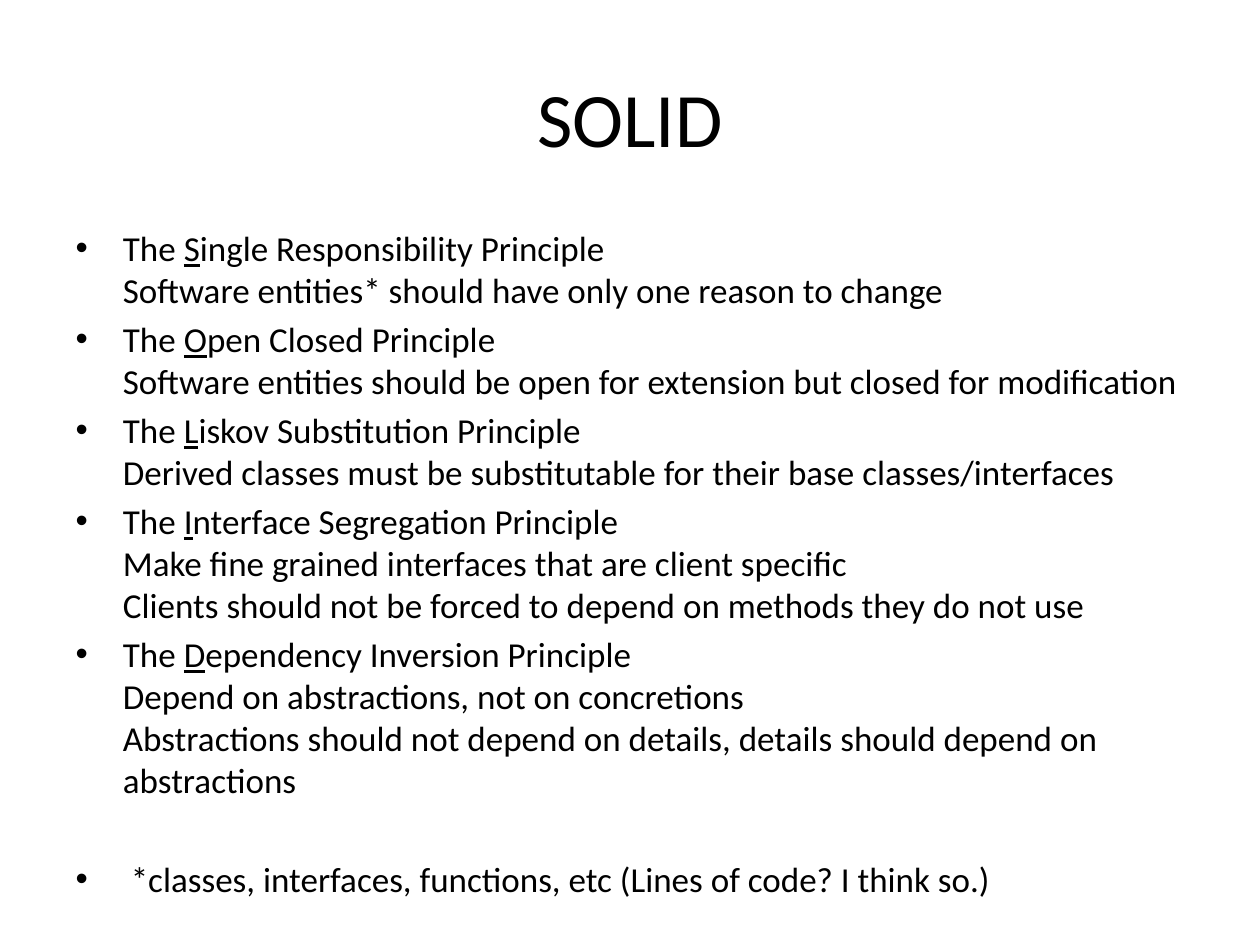
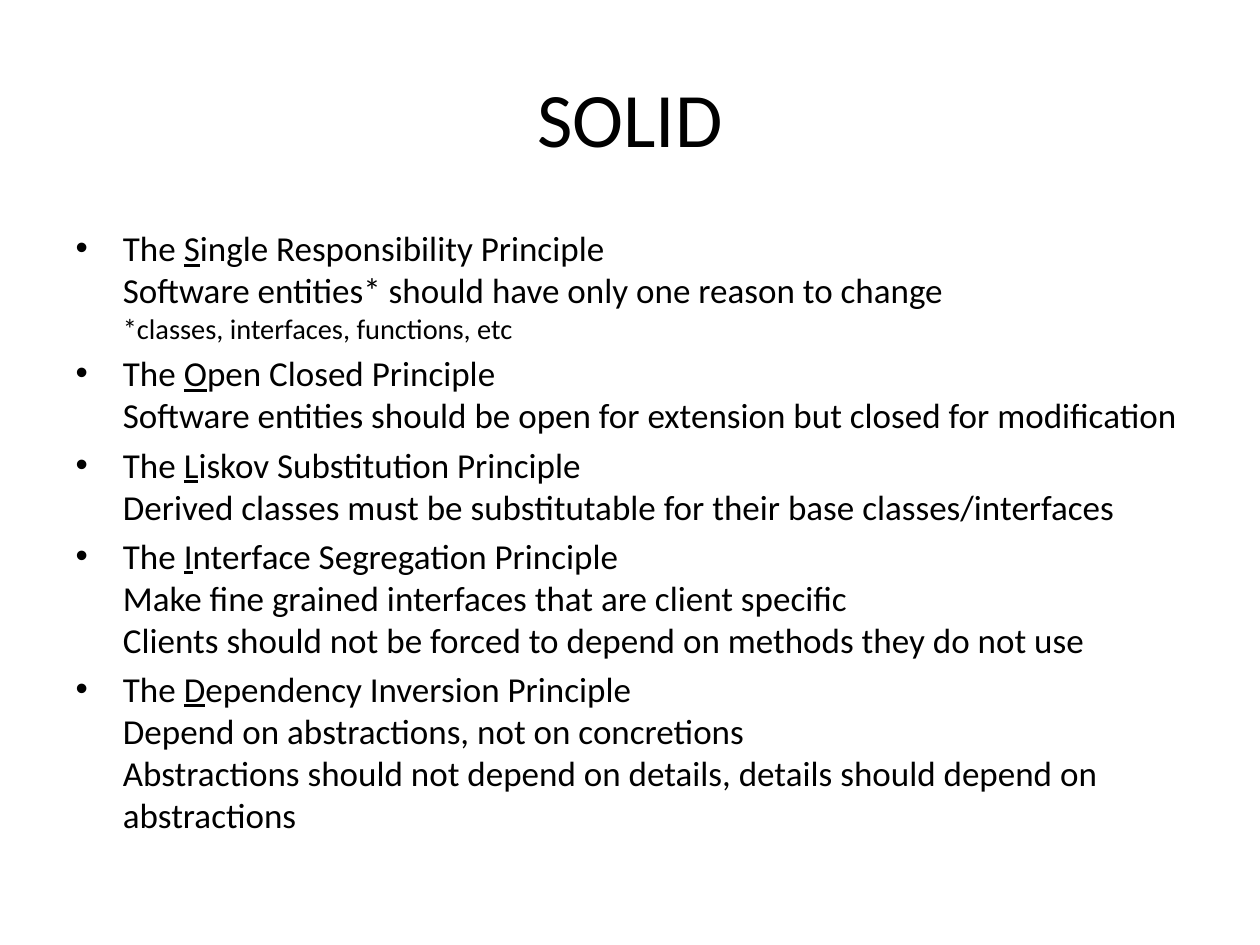
Before and after one commit to mlidbom/CSharpElevate, a slide deck: slide 1 of CSharp3.pptx. Drawn at 1260x945 pixels with LibreOffice and Linux fonts; fonts in the diff are those of the drawing. Boxes give left, top, right and bottom in pixels: in the first picture for what was removed or moved away, otherwise in the second. Text is boxed around its words. In the diff, an @@ line names an element or a change of style, - is before the commit and + after.

Commit message:
More work.

```diff
--- a/CSharp3.pptx
+++ b/CSharp3.pptx
@@ text at <box>123,236,943,343</box>: text changed @@
-• The Single Responsibility Principle
-  Software entities* should have only one reason to change
+• The Single Responsibility Principle
+  Software entities* should have only one reason to change
+  *classes, interfaces, functions, etc
@@ text at <box>131,866,990,897</box>: paragraph removed @@
-• *classes, interfaces, functions, etc (Lines of code? I think so.)
```
